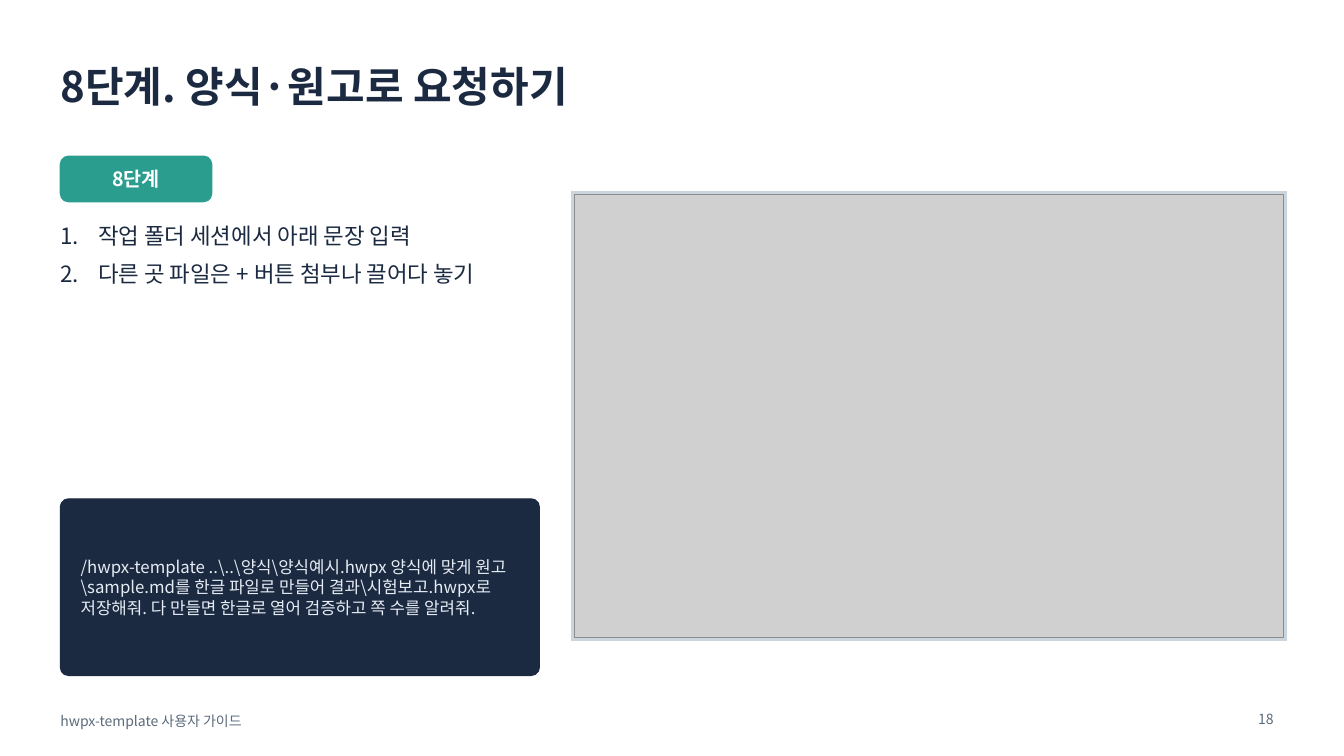
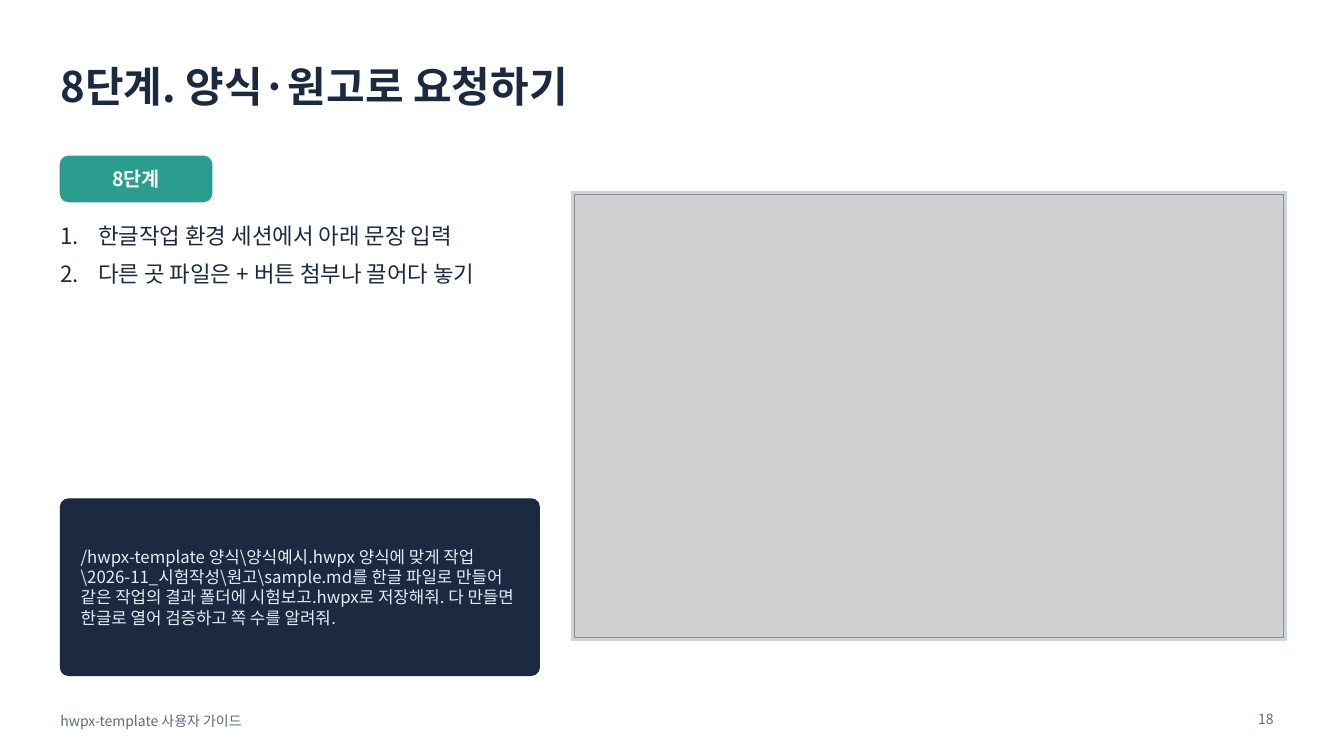
Before and after one commit to emilyJ7/hwpx-template-public, a slide deck: slide 18 of docs/사용자가이드.pptx. Drawn at 1344x756 pixels with LibreOffice and Linux fonts; fonts in the diff are those of the drawing; grey boxes stand for pictures. Boxes give left, top, right and bottom in pixels: in the first picture for what was removed or moved away, otherwise in the second. Text is boxed around its words. In the diff, an @@ line names an element or a change of style, - is before the commit and + after.

```diff
--- a/docs/사용자가이드.pptx
+++ b/docs/사용자가이드.pptx
@@ text at box(98, 225, 452, 246): text changed @@
-1. 작업 폴더 세션에서 아래 문장 입력
+1. 한글작업 환경 세션에서 아래 문장 입력
@@ text at box(81, 549, 514, 626): text changed @@
-/hwpx-template ..\..\양식\양식예시.hwpx 양식에 맞게 원고\sample.md를 한글 파일로 만들어 결과\시험보고.hwpx로 저장해줘. 다 만들면 한글로 열어 검증하고 쪽 수를 알려줘.
+/hwpx-template 양식\양식예시.hwpx 양식에 맞게 작업\2026-11_시험작성\원고\sample.md를 한글 파일로 만들어 같은 작업의 결과 폴더에 시험보고.hwpx로 저장해줘. 다 만들면 한글로 열어 검증하고 쪽 수를 알려줘.
```
Also in this commit, not shown: 4 other slides changed, 9 other files.
